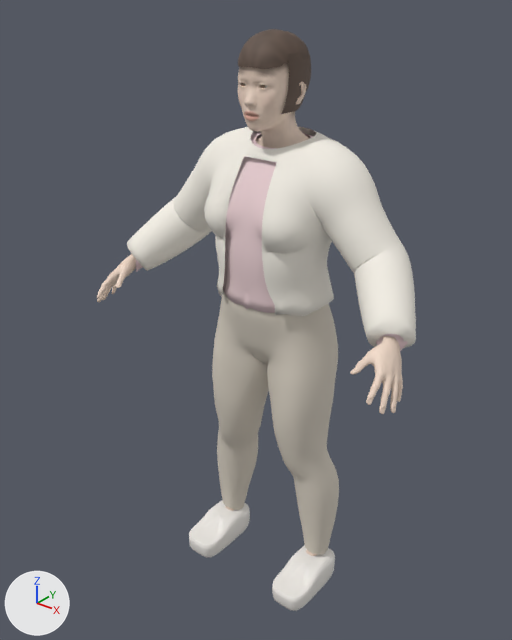
What one commit did to the glTF model assets/people/lover.glb.
The view is the same before and after, from a camera (50 mm lens) standing at (0.994, -1.353, 1.583) and looking at (-0.03, -0.073, 0.789). Arrows for +X, +Y and +Z are at lower left; the lights stay in place. The older version comes first.

The scene before the commit, as lines of its bpy script (objects in view):
```python
mat_pants = principled_material('Pants')
mat_pants.base_color = (0.7, 0.64, 0.55)  # pale yellow #dad1c4
mat_pants.roughness = 0.85
me_outer = bpy.data.meshes.new('Outer')
me_outer.from_pydata(...)  # 2263 vertices, 4328 faces; spans x -0.434..0.434, y -0.176..0.091, z 0.84..1.262
me_outer.materials.append(mat_outer)  # white #f7f2e8
me_pants = bpy.data.meshes.new('Pants')
me_pants.from_pydata(...)  # 1502 vertices, 2910 faces; spans x -0.204..0.204, y -0.143..0.096, z 0.086..0.898
me_pants.materials.append(mat_pants)  # pale yellow #dad1c4
me_shoe_l = bpy.data.meshes.new('Shoe_l')
me_shoe_l.from_pydata(...)  # 428 vertices, 848 faces; spans x 0.109..0.21, y -0.197..0.018, z -0.004..0.094
me_shoe_l.materials.append(mat_shoes)  # white #edeae5
ob_outer = bpy.data.objects.new('Outer', me_outer)
ob_outer.location = (0.0, 0.0, 0.0)
ob_pants = bpy.data.objects.new('Pants', me_pants)
ob_pants.location = (0.0, 0.0, 0.0)
ob_shoe_l = bpy.data.objects.new('Shoe_l', me_shoe_l)
ob_shoe_l.location = (0.0, 0.0, 0.0)
# also in view: 'Shoe_r' at (-0.159, -0.09, 0.045); 'Bob' at (0.0, -0.024, 1.375); 'Body' at (0.0, -0.102, 0.767); 'Hair' at (0.0, -0.045, 1.393); 'Top' at (0.0, -0.044, 1.05)
```
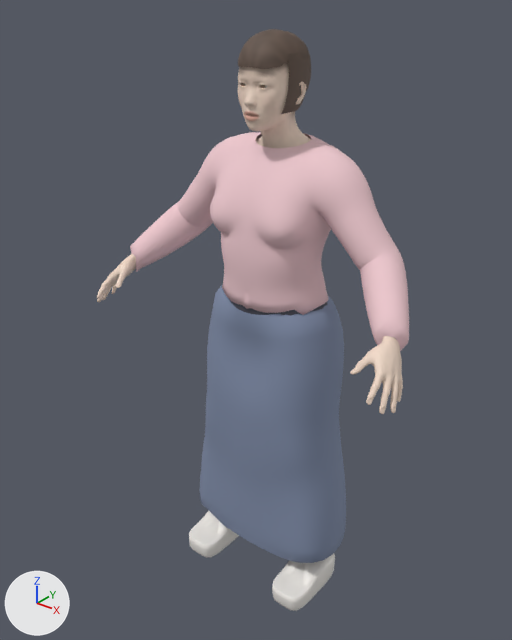
Pixel boxes (x1, y1, x2, y2) of what changed, in the pictures (512 x 640 px):
'Skirt', added
    after: (199, 285, 346, 563)
'Outer', deleted
    before: (127, 127, 416, 348)
'Pants', recoloured
    both: (228, 298, 326, 316)
'Top', unchanged, uncovered by the edit
    before: (135, 132, 408, 351)
    after: (130, 132, 409, 351)

The change in detail:
Material 'Pants' (mat_pants) changes colour from pale yellow #dad1c4 to dark grey #555561; in linear values from (0.7, 0.64, 0.55) to (0.09, 0.09, 0.12).
Material 'Skirt' (mat_skirt) is new.
Its base color is (0.22, 0.27, 0.4) (greyish blue #818eaa).
Its roughness is 0.85.
Mesh me_skirt is new.
It has 720 vertices, 1368 faces and spans x -0.234..0.234, y -0.16..0.109, z 0.114..0.874.
It uses material mat_skirt (greyish blue #818eaa).
Object 'Outer' (ob_outer) is deleted.
Object 'Skirt' (ob_skirt) is new; it shows me_skirt.
Its location is (0.0, 0.0, 0.0).
